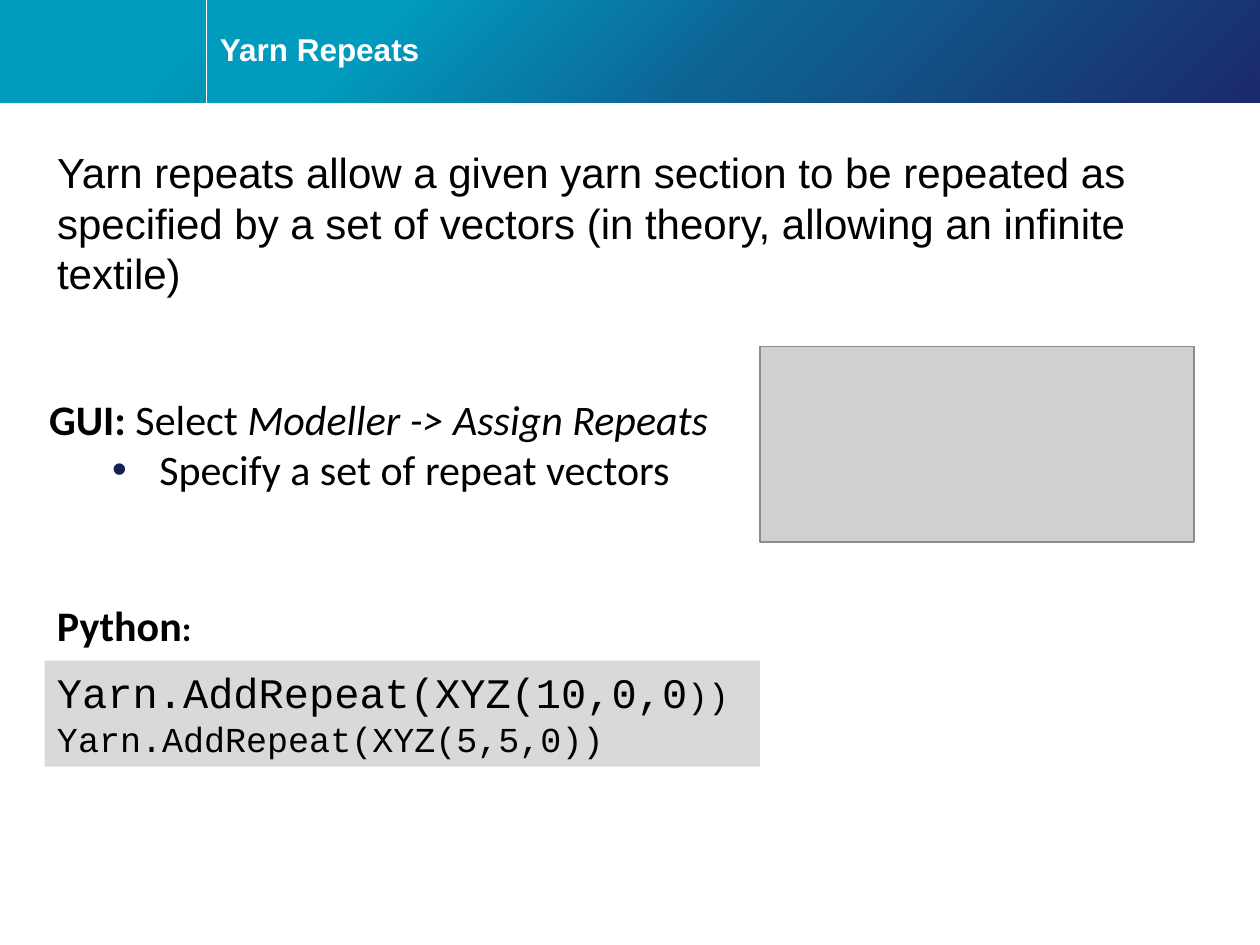
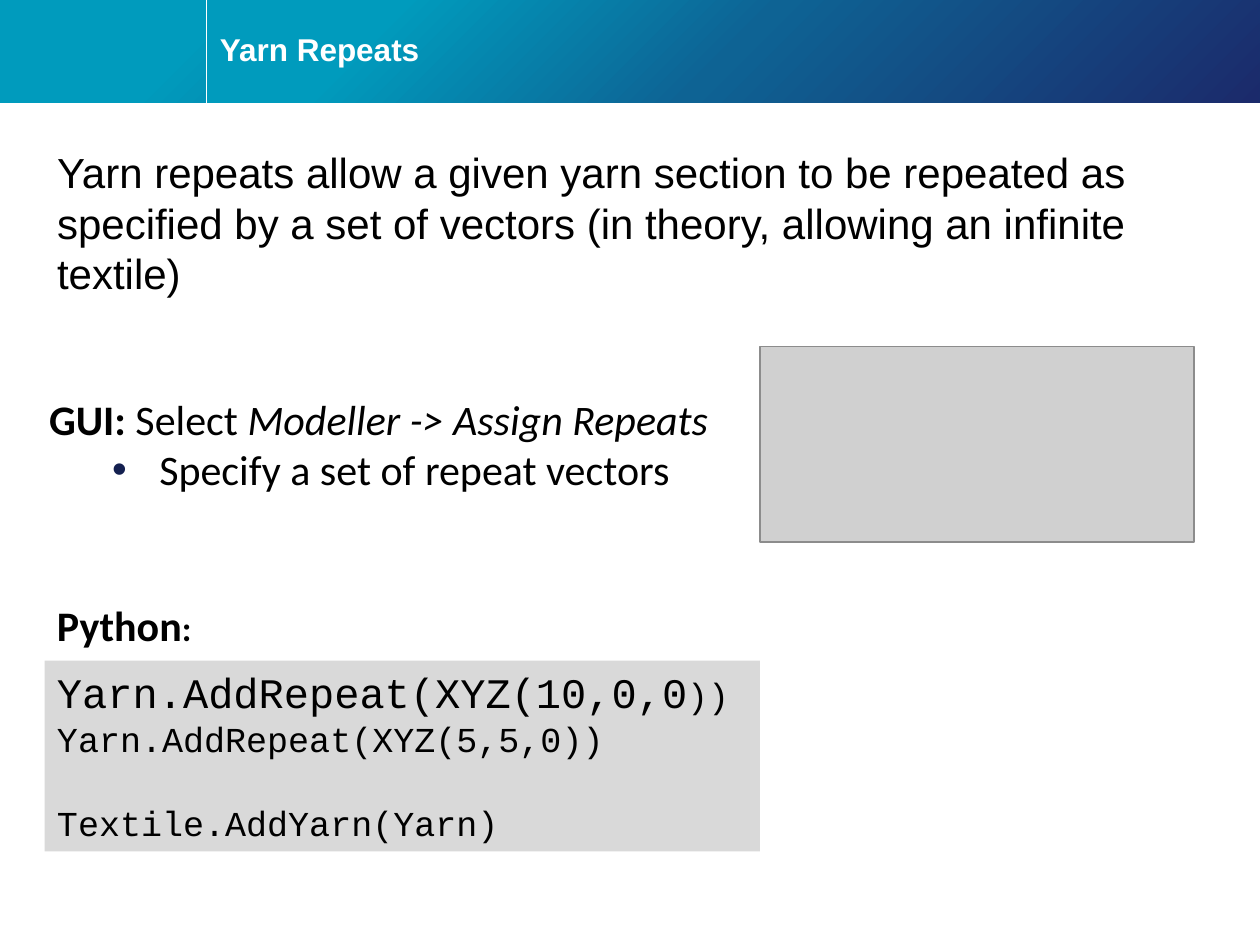
Before and after one commit to louisepb/ICMAC2018-Workshop, a slide deck: slide 12 of ICMAC TexGen workshop 2018.pptx. Drawn at 1260x945 pixels with LibreOffice and Linux fonts; fonts in the diff are those of the drawing; grey boxes stand for pictures; background and template pictures are left out. Boxes give left, top, right and bottom in pixels: in the first picture for what was removed or moved away, otherwise in the second. Text is boxed around its words. In the diff, an @@ line names an element or a change of style, - is before the commit and + after.

```diff
--- a/ICMAC TexGen workshop 2018.pptx
+++ b/ICMAC TexGen workshop 2018.pptx
@@ rectangle "Yarn.AddRepeat(XYZ(10,0,0))": place and size @@
-rectangle "Yarn.AddRepeat(XYZ(10,0,0))" at (44, 660, 760, 766)
+rectangle "Yarn.AddRepeat(XYZ(10,0,0))" at (44, 660, 760, 850)
@@ text in rectangle at (57, 811, 498, 844): paragraph added @@
+Textile.AddYarn(Yarn)
```
Also in this commit, not shown: 1 other slide changed, 3 other files.
